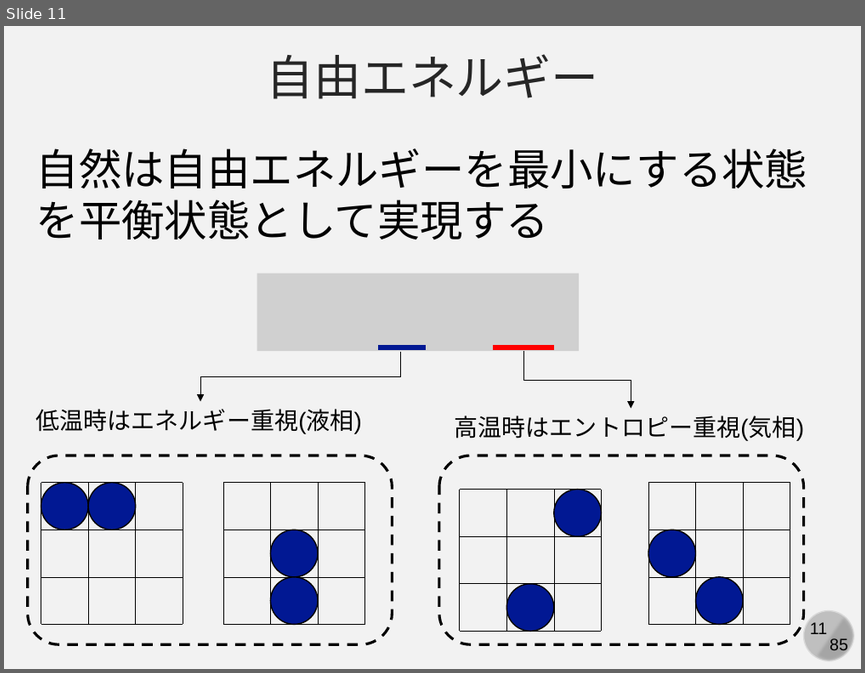
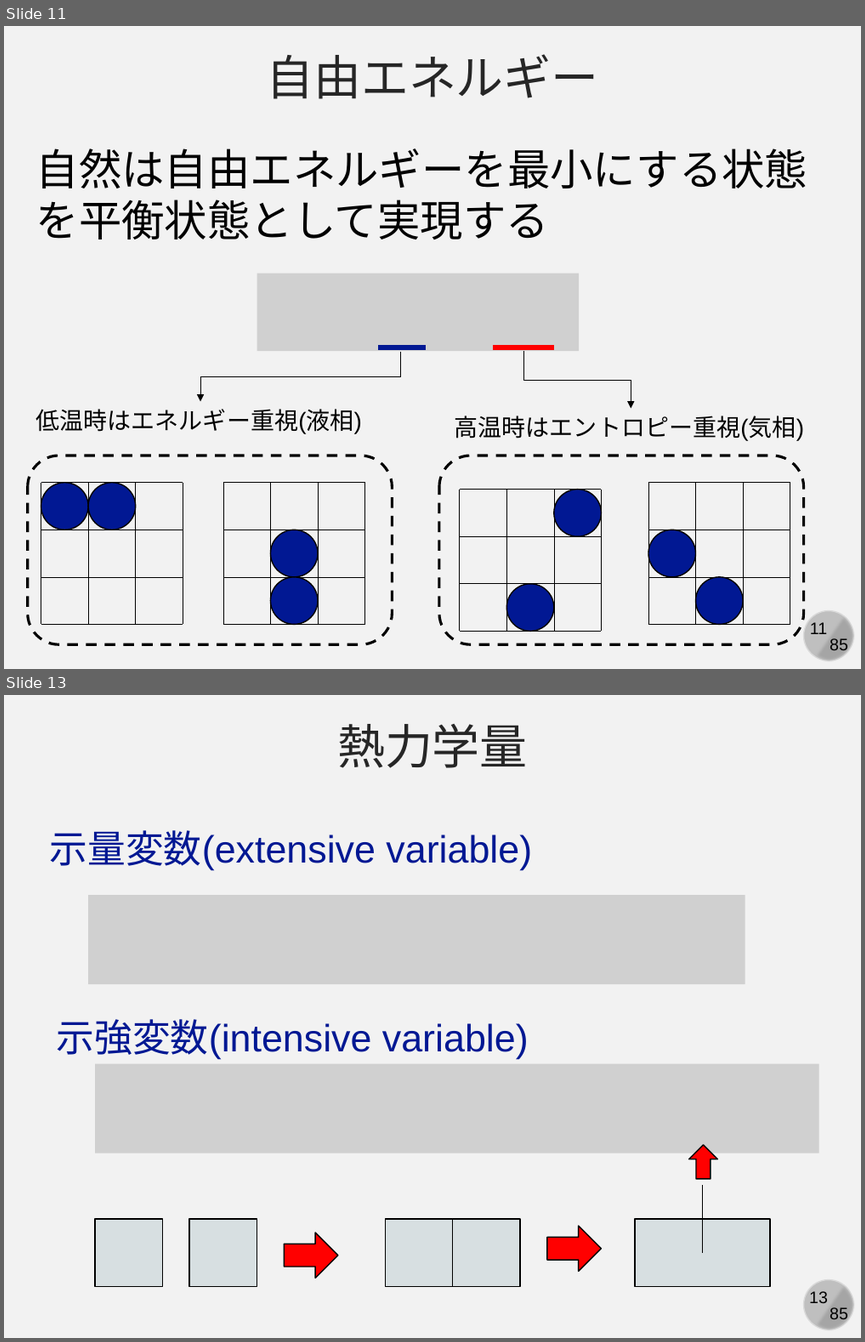
Before and after one commit to kaityo256/yamagata2022, a slide deck: 05_md_advanced/yamagata05.pptx. Shown one above the other, each under a label of ours: slide 11 before the commit, slides 11 and 13 after it; the slides between them are not shown. The pictures are 865x673 and 865x1342 pixels, drawn with LibreOffice and Linux fonts; fonts in the diff are those of the drawing; grey boxes stand for pictures. Boxes give left, top, right and bottom in pixels: in the first picture for what was removed or moved away, otherwise in the second. Text is boxed around its words. In the diff, an @@ line names an element or a change of style, - is before the commit and + after.

```diff
--- a/05_md_advanced/yamagata05.pptx
+++ b/05_md_advanced/yamagata05.pptx
@@ slide 13 added at box(4, 695, 861, 1338), background #F2F2F2; not listed: 4 template elements that a slide beside it also shows @@
@@ text added at box(337, 724, 528, 768), 40 pt, text #262626 @@
+熱力学量
@@ text added at box(49, 830, 532, 871), 32 pt, text #011893 @@
+示量変数(extensive variable)
@@ picture added at box(88, 895, 744, 984) @@
@@ text added at box(56, 1019, 528, 1060), 32 pt, text #011893 @@
+示強変数(intensive variable)
@@ picture added at box(95, 1063, 819, 1152) @@
@@ right arrow added at box(689, 1145, 717, 1179), fill #FF0000, outline #000000 1 pt @@
@@ line added from (703, 1253) to (703, 1185), #000000 0.5 pt @@
@@ rectangle added at box(95, 1219, 162, 1287), fill #D7DFE1, outline #000000 1 pt @@
@@ rectangle added at box(190, 1219, 257, 1287), fill #D7DFE1, outline #000000 1 pt @@
@@ rectangle added at box(386, 1219, 453, 1287), fill #D7DFE1, outline #000000 1 pt @@
@@ rectangle added at box(453, 1219, 521, 1287), fill #D7DFE1, outline #000000 1 pt @@
@@ right arrow added at box(547, 1225, 602, 1270), fill #FF0000, outline #000000 1 pt @@
@@ rectangle added at box(635, 1219, 769, 1287), fill #D7DFE1, outline #000000 1 pt @@
@@ right arrow added at box(284, 1232, 338, 1277), fill #FF0000, outline #000000 1 pt @@
```
Also in this commit, not shown: 4 other slides added.
